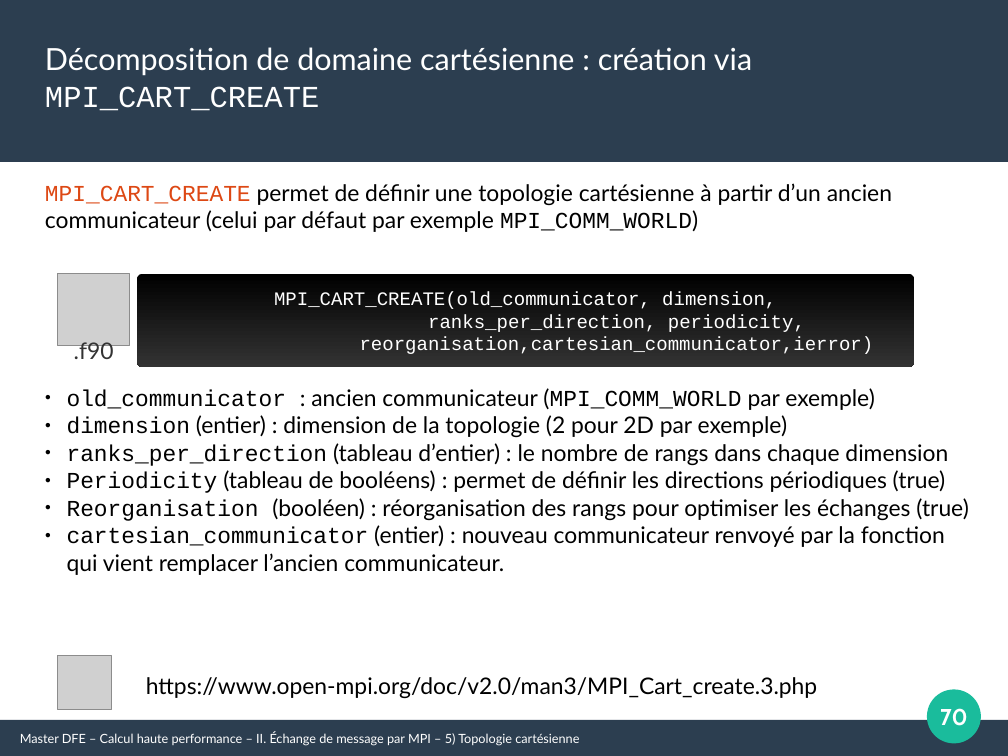
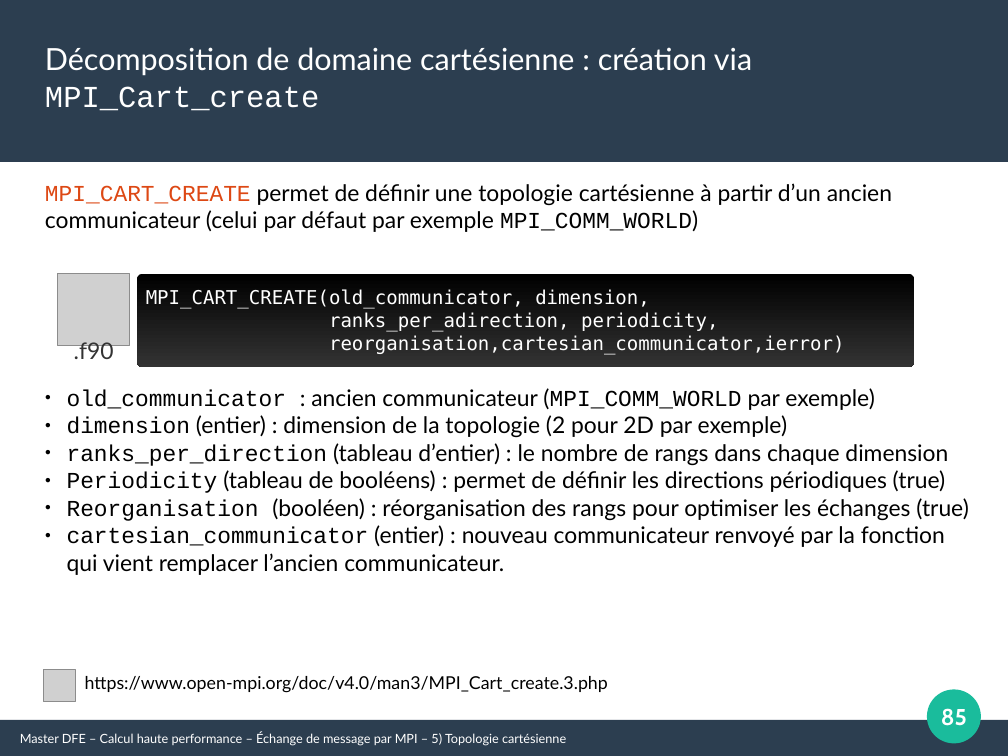
Before and after one commit to Maison-de-la-Simulation/HPC-DFE-Paris-Saclay, a slide deck: slide 85 of support/MPI.odp (slide 70 before the commit). Drawn at 1008x756 pixels with LibreOffice and Linux fonts; fonts in the diff are those of the drawing; grey boxes stand for pictures. Boxes give left, top, right and bottom in pixels: in the first picture for what was removed or moved away, otherwise in the second. Text is boxed around its words. In the diff, an @@ line names an element or a change of style, - is before the commit and + after.

```diff
--- a/support/MPI.odp
+++ b/support/MPI.odp
@@ text at bbox=[45, 47, 752, 111]: text changed @@
-Décomposition de domaine cartésienne : création via MPI_CART_CREATE
+Décomposition de domaine cartésienne : création via MPI_Cart_create
@@ text "MPI_CART_CREATE(old_communicator, dimension,": place and size @@
-text "MPI_CART_CREATE(old_communicator, dimension," at bbox=[137, 273, 915, 367]
+text "MPI_CART_CREATE(old_communicator, dimension," at bbox=[146, 289, 845, 354]
@@ text "MPI_CART_CREATE(old_communicator, dimension," at bbox=[146, 289, 845, 354]: vertical alignment middle to top; fill gradient #000000 to #333333 to none @@
@@ rounded rectangle added at bbox=[137, 273, 915, 367], fill gradient #000000 to #333333 @@
@@ text at bbox=[146, 289, 845, 354]: font Courier New to DejaVu Sans Mono in "MPI_CART_CREATE(old_communicator, dimension,", "reorganisation,cartesian_communicator,ierror)"; alignment centre to left @@
@@ text at bbox=[329, 312, 718, 332]: text changed; font Courier New to DejaVu Sans Mono @@
-ranks_per_direction, periodicity,
+ranks_per_adirection, periodicity,
@@ picture: place and size @@
-picture at bbox=[58, 655, 112, 709]
+picture at bbox=[43, 670, 75, 702]
@@ text at bbox=[85, 676, 608, 693]: text changed; size 18 to 14 pt @@
-https://www.open-mpi.org/doc/v2.0/man3/MPI_Cart_create.3.php
+https://www.open-mpi.org/doc/v4.0/man3/MPI_Cart_create.3.php
@@ page number at bbox=[941, 708, 967, 726]: text changed @@
-70
+85
@@ text at bbox=[20, 732, 566, 746]: text changed @@
-Master DFE – Calcul haute performance – II. Échange de message par MPI – 5) Topologie cartésienne
+Master DFE – Calcul haute performance – Échange de message par MPI – 5) Topologie cartésienne
```
Also in this commit, not shown: 37 other slides changed, 17 slides added, 1 slide removed, 5 other files.
